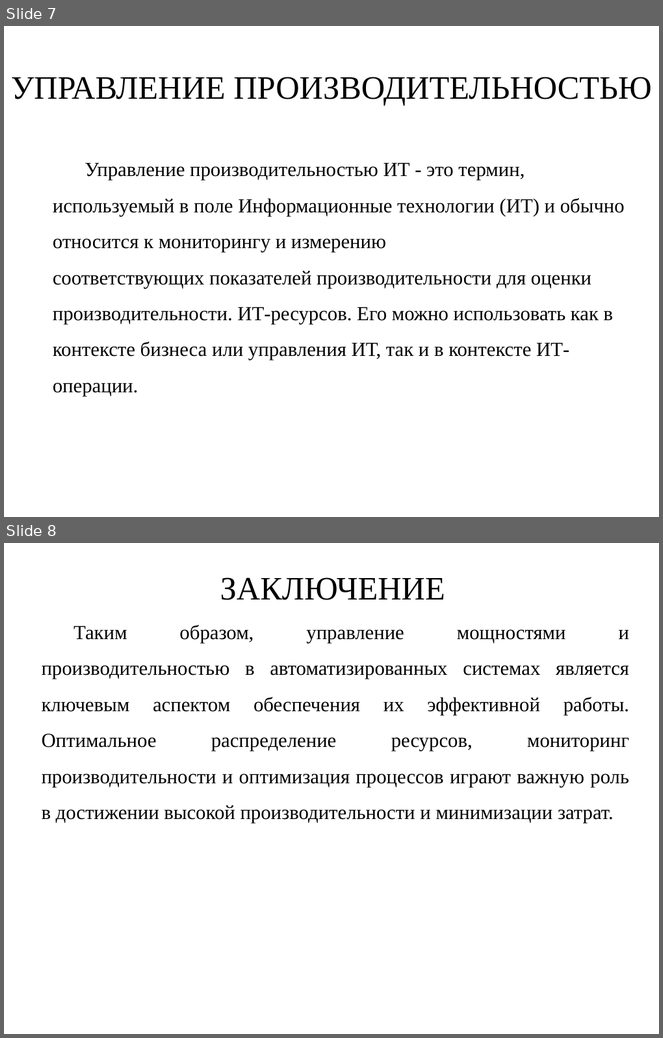
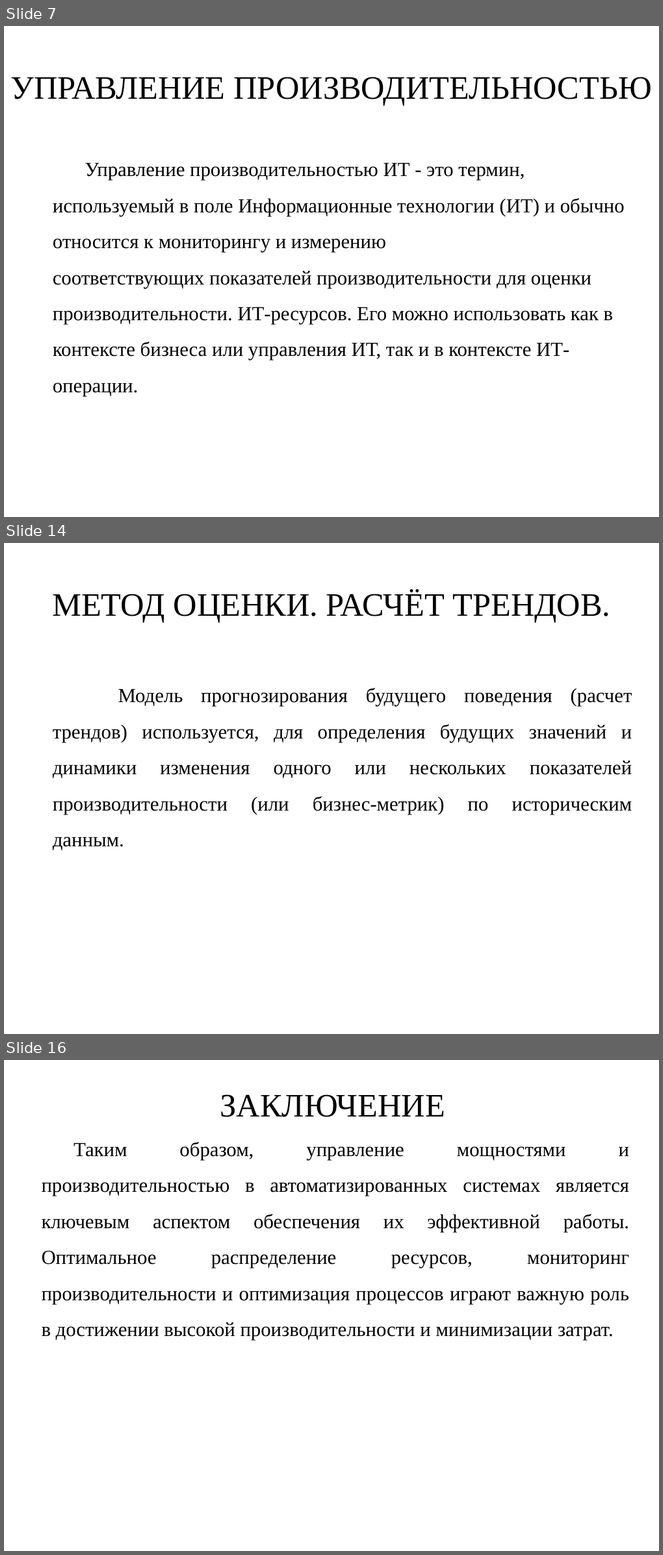
Before and after one commit to RAdKuzur/ASTU, a slide deck: Реферат Морозов/Презентация Реферат Морозов.odp. Shown one above the other, each under a label of ours: slides 7 and 8 before the commit, slides 7, 14 and 16 after it; the slides between them are not shown. The pictures are 663x1038 and 663x1555 pixels, drawn with LibreOffice and Linux fonts; fonts in the diff are those of the drawing; background and template pictures are left out. Boxes give left, top, right and bottom in pixels: in the first picture for what was removed or moved away, otherwise in the second. Text is boxed around its words. In the diff, an @@ line names an element or a change of style, - is before the commit and + after.

```diff
--- a/Реферат Морозов/Презентация Реферат Морозов.odp
+++ b/Реферат Морозов/Презентация Реферат Морозов.odp
@@ slide 14 added at (x1=4, y1=543, x2=659, y2=1034), background picture (left out) @@
@@ text added at (x1=52, y1=590, x2=611, y2=623), 36 pt, text #000000 @@
+МЕТОД ОЦЕНКИ. РАСЧЁТ ТРЕНДОВ.
@@ text added at (x1=53, y1=688, x2=633, y2=815), 22 pt, text #000000 @@
+Модель прогнозирования будущего поведения (расчет трендов) используется, для определения будущих значений и динамики изменения одного или нескольких показателей производительности (или бизнес-метрик) по историческим данным.
@@ what was slide 8 is now slide 16 @@
```
Also in this commit, not shown: 7 other slides added, 1 other file.
